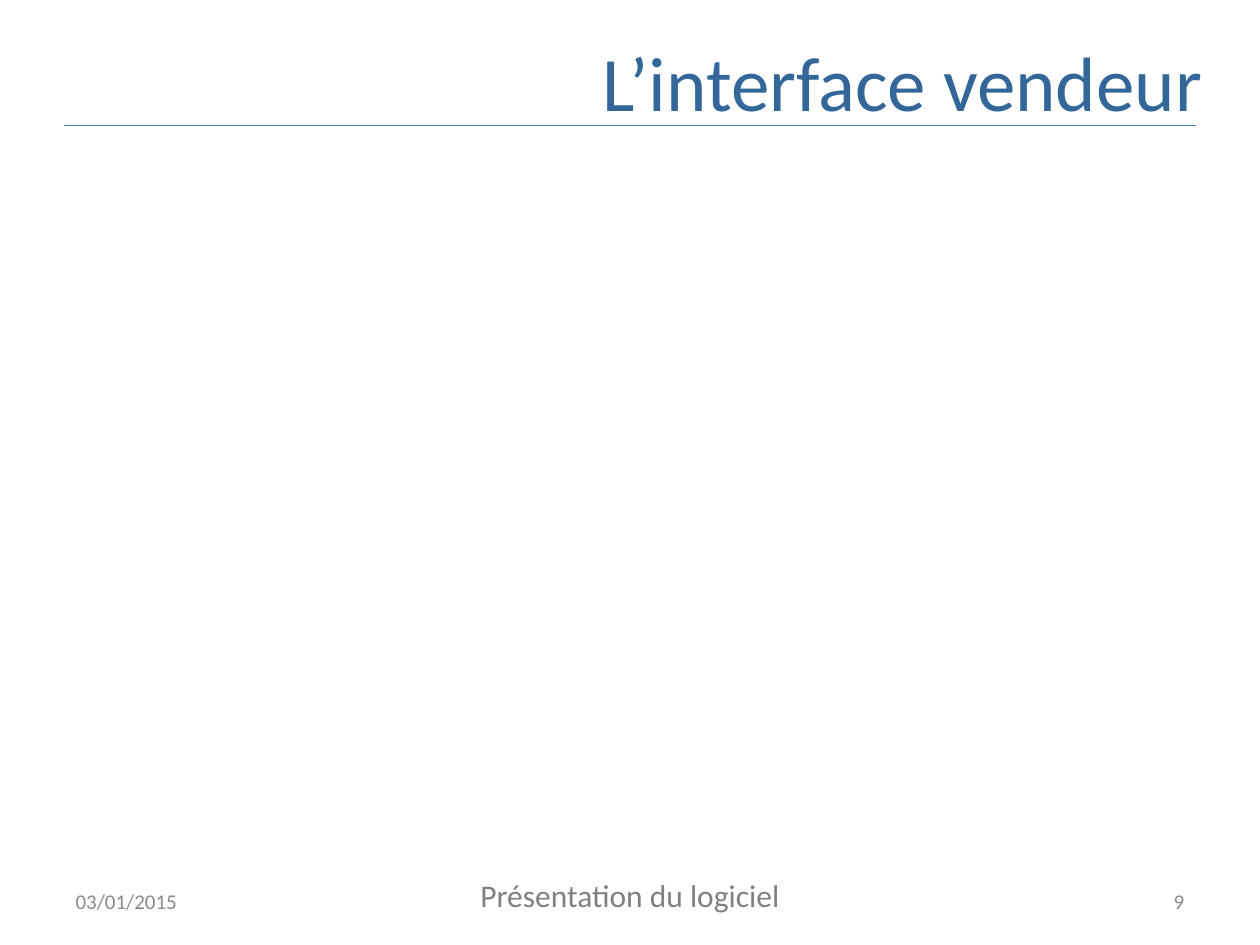
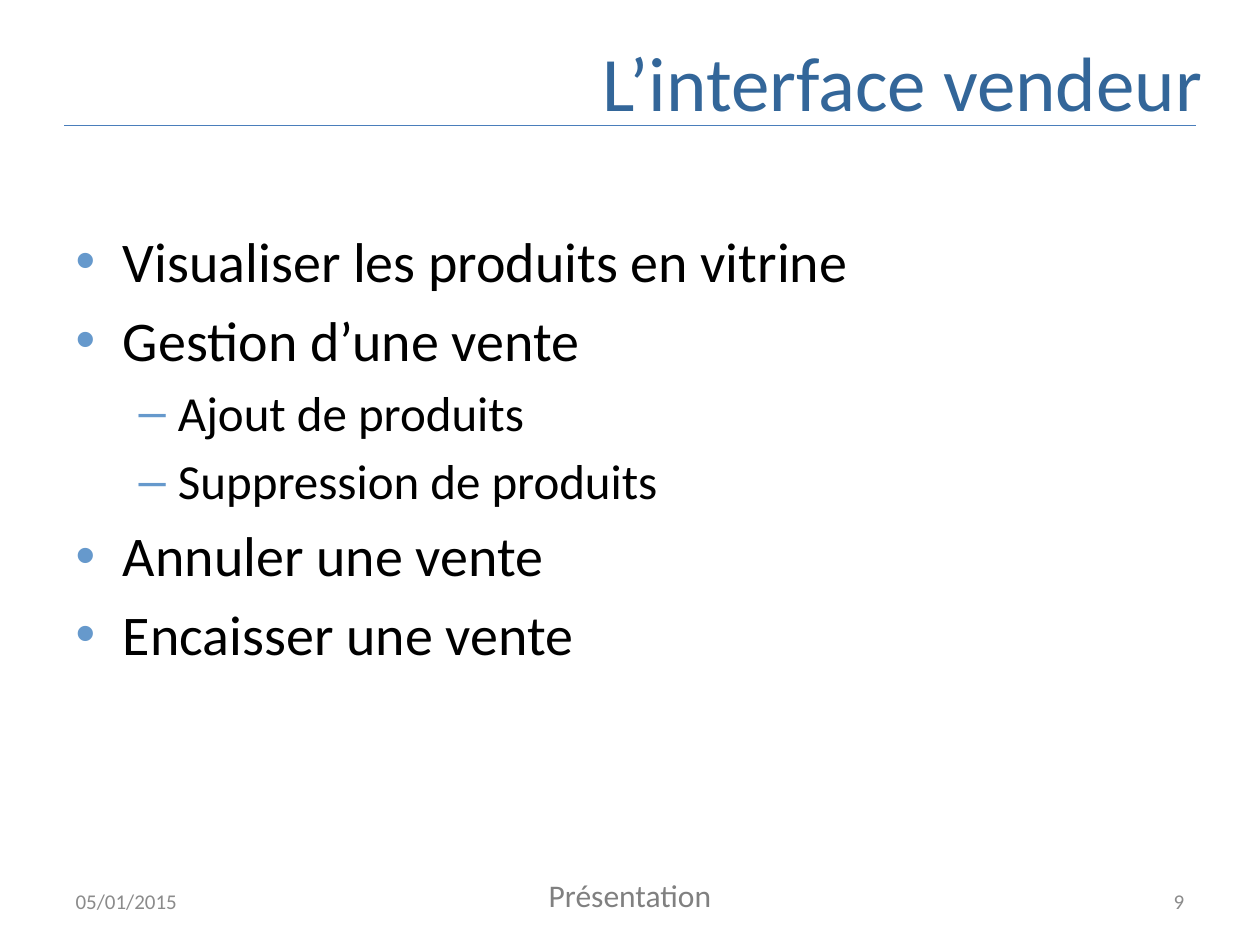
Before and after one commit to AppInfoCPE/genielog, a slide deck: slide 9 of Documentation/presentation.pptx. Drawn at 1260x945 pixels with LibreOffice and Linux fonts; fonts in the diff are those of the drawing. Boxes give left, top, right and bottom in pixels: in the first picture for what was removed or moved away, otherwise in the second. Text is boxed around its words. In the diff, an @@ line names an element or a change of style, - is before the commit and + after.

```diff
--- a/Documentation/presentation.pptx
+++ b/Documentation/presentation.pptx
@@ text added at bbox=[123, 243, 847, 656], 32 pt, text #000000 @@
+• Visualiser les produits en vitrine
+• Gestion d’une vente
+  – Ajout de produits
+  – Suppression de produits
+• Annuler une vente
+• Encaisser une vente
@@ text at bbox=[76, 894, 177, 910]: text changed @@
-03/01/2015
+05/01/2015
@@ text at bbox=[549, 885, 711, 907]: text changed @@
-Présentation du logiciel
+Présentation
```
Also in this commit, not shown: 17 other slides changed, 2 slides added, 1 slide removed.
